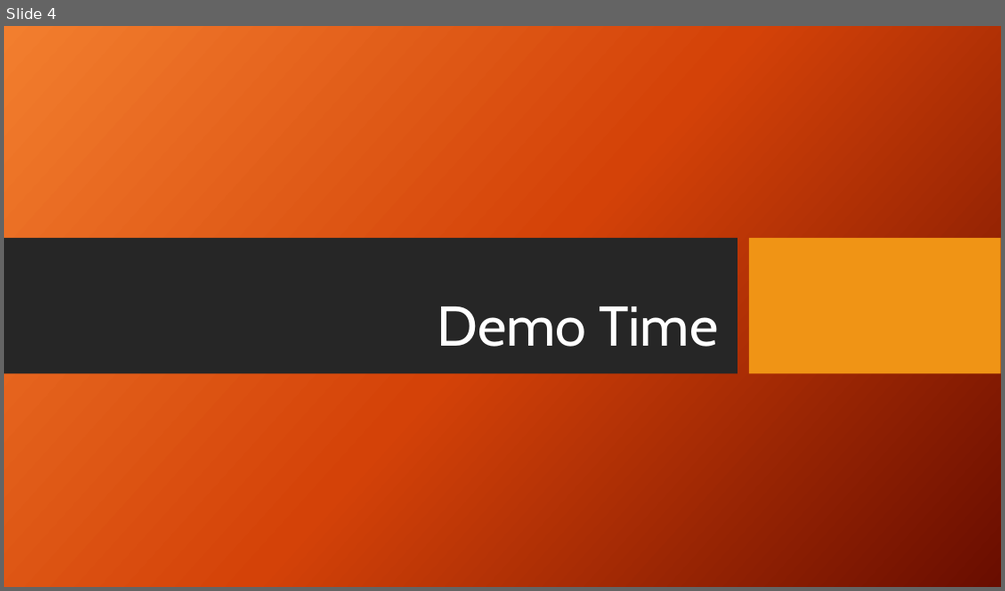
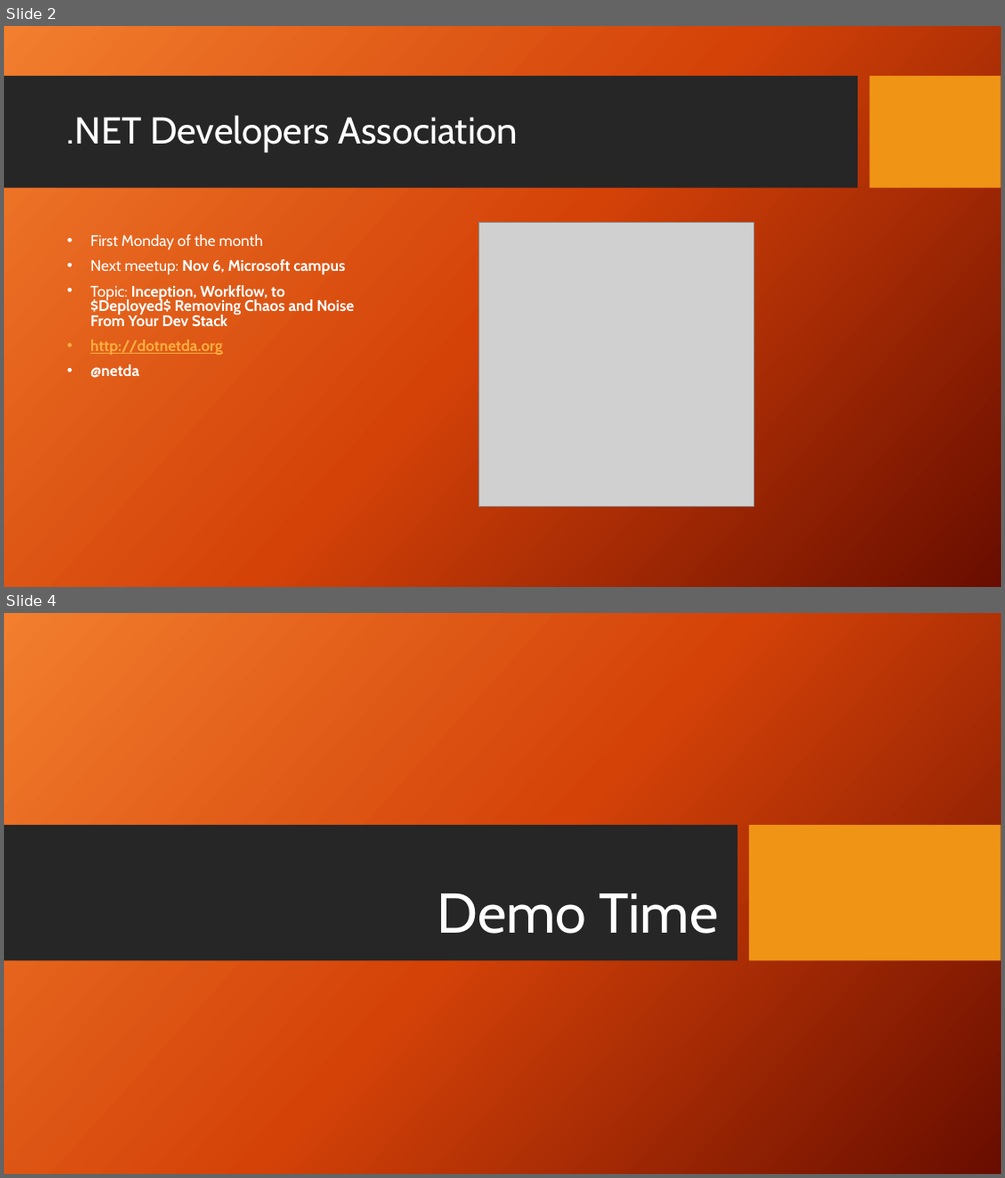
Before and after one commit to slobo80/UI-Test-Automation, a slide deck: UI-Test-Automation.pptx. Shown one above the other, each under a label of ours: slide 4 before the commit, slides 2 and 4 after it; the slides between them are not shown. The pictures are 1005x591 and 1005x1178 pixels, drawn with LibreOffice and Linux fonts; fonts in the diff are those of the drawing; grey boxes stand for pictures; background and template pictures are left out. Boxes give left, top, right and bottom in pixels: in the first picture for what was removed or moved away, otherwise in the second. Text is boxed around its words. In the diff, an @@ line names an element or a change of style, - is before the commit and + after.

```diff
--- a/UI-Test-Automation.pptx
+++ b/UI-Test-Automation.pptx
@@ slide 2 added at bbox=[4, 26, 1001, 587], background picture (left out) @@
@@ rectangle added at bbox=[4, 76, 858, 188], fill #262626 @@
@@ rectangle added at bbox=[870, 76, 1001, 188], fill #F09415 @@
@@ title added at bbox=[67, 115, 518, 152], 36 pt, text #FFFFFF @@
+.NET Developers Association
@@ text added at bbox=[90, 234, 354, 378], 14.8 pt, text #FFFFFF, bold @@
+• First Monday of the month
+• Next meetup: Nov 6, Microsoft campus
+• Topic: Inception, Workflow, to $Deployed$ Removing Chaos and Noise From Your Dev Stack
+• http://dotnetda.org
+• @netda
@@ picture added at bbox=[479, 223, 755, 506] @@
```
Also in this commit, not shown: 3 slides changed, 1 other slide added, 1 other file.
